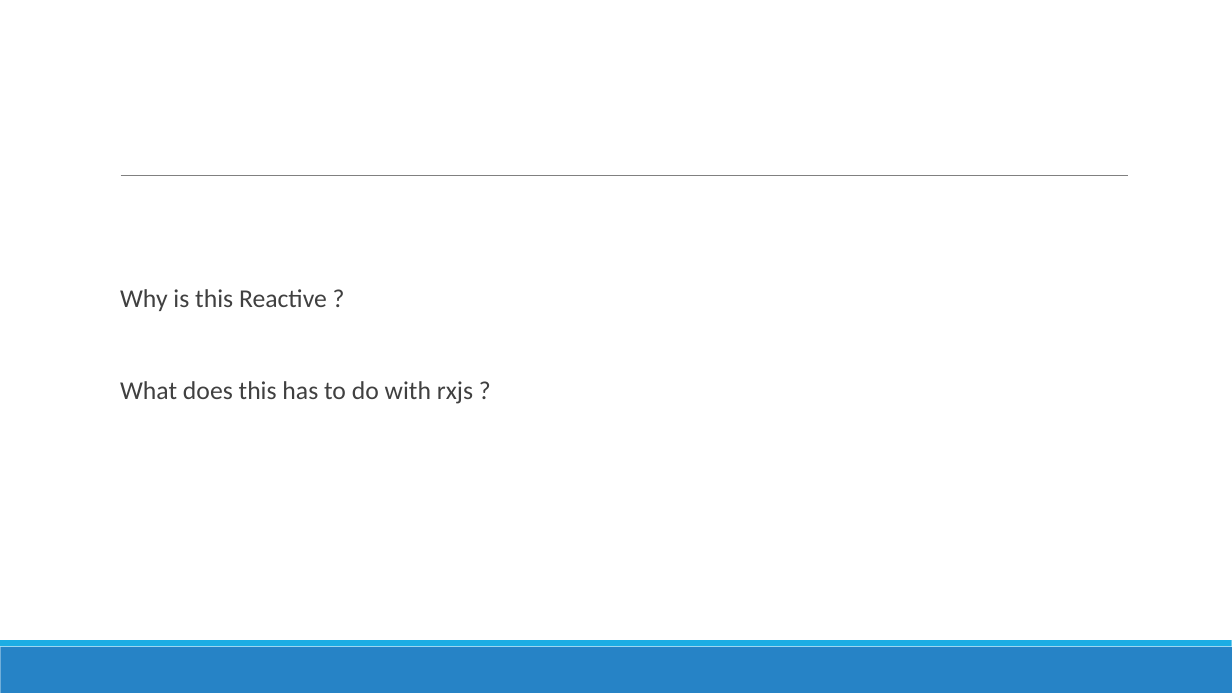
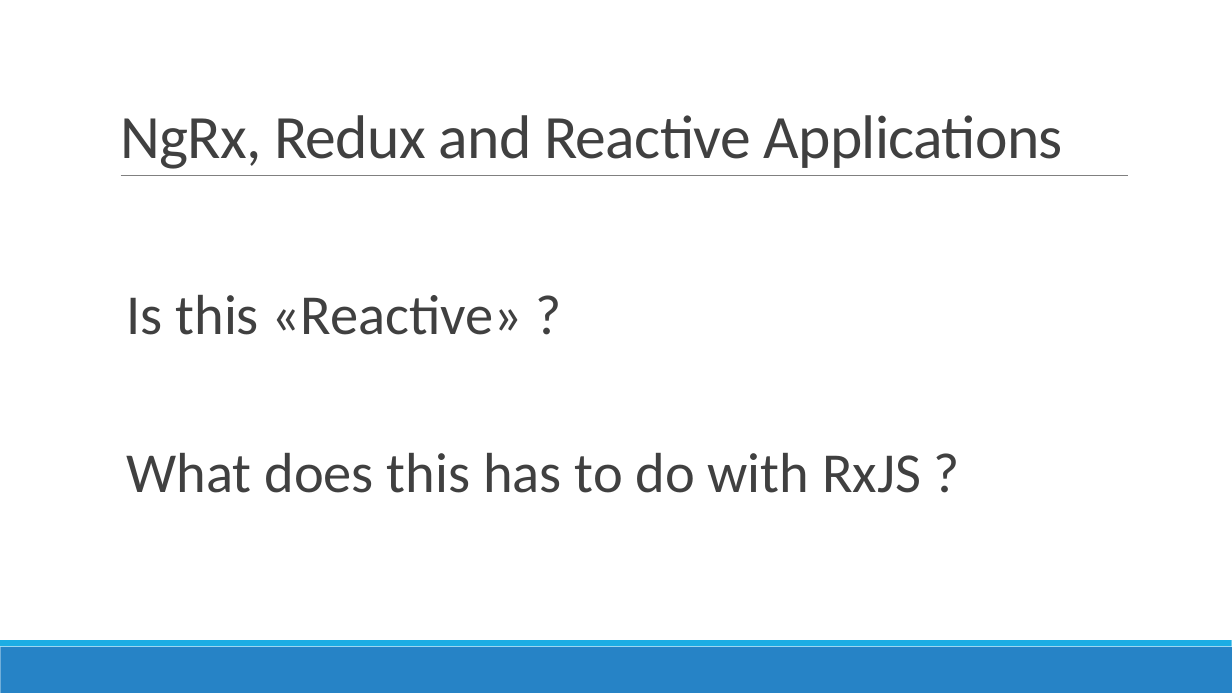
Before and after one commit to AGiorgetti/ngrx101, a slide deck: slide 5 of ReactiveProgramming_ngrx.pptx. Drawn at 1232x693 pixels with LibreOffice and Linux fonts; fonts in the diff are those of the drawing. Boxes give left, top, right and bottom in pixels: in the first picture for what was removed or moved away, otherwise in the second. Text is boxed around its words. In the diff, an @@ line names an element or a change of style, - is before the commit and + after.

```diff
--- a/ReactiveProgramming_ngrx.pptx
+++ b/ReactiveProgramming_ngrx.pptx
@@ title added at [120, 115, 1063, 169], 48 pt, text #404040 @@
+NgRx, Redux and Reactive Applications
@@ text at [127, 295, 921, 493]: text changed; size 20 to 44 pt @@
-  Why is this Reactive ?
-  What does this has to do with rxjs ?
+  Is this «Reactive» ?
+  What does this has to do with RxJS ?
```
Also in this commit, not shown: 8 other slides changed, 2 slides added, 1 other file.
